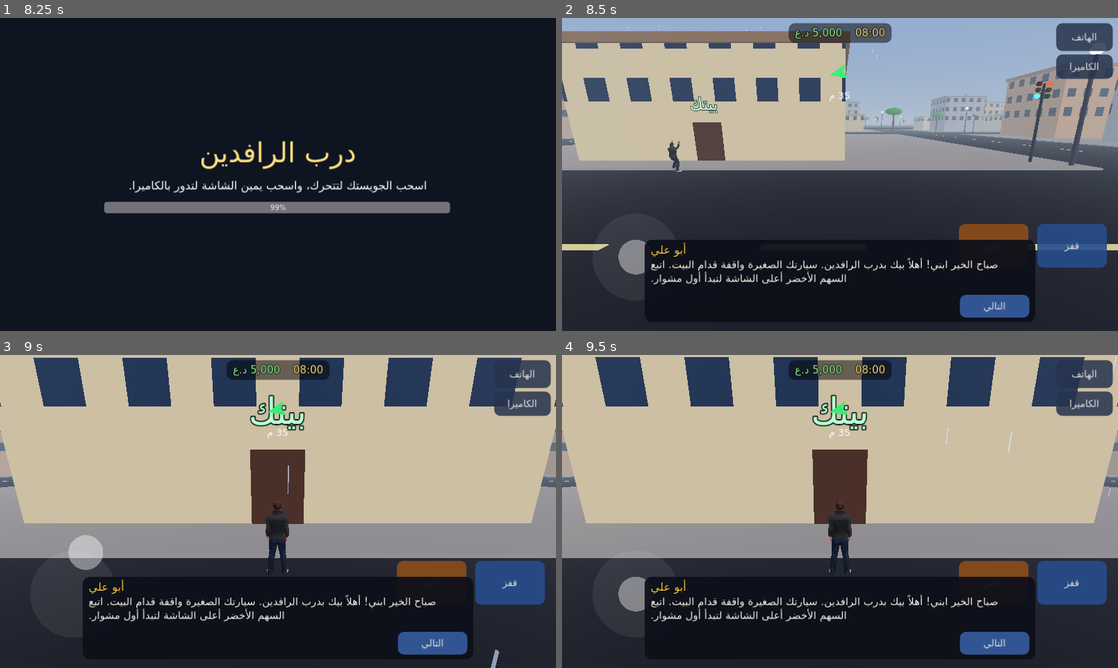
Above: before the commit, frames 1-4 (two rows, left to right).
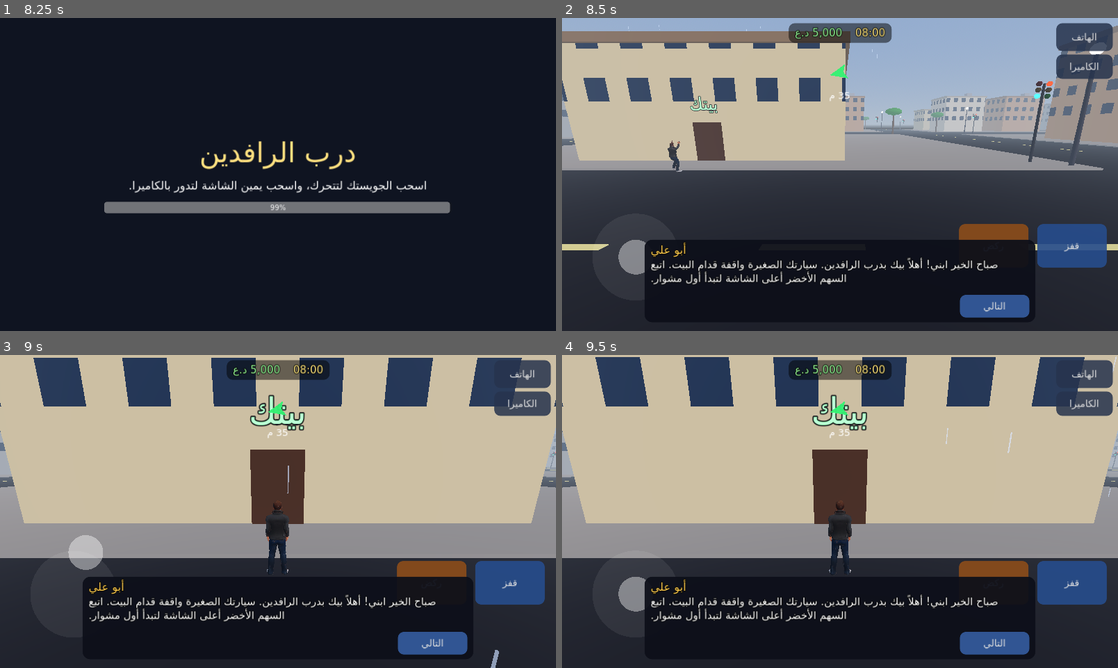
Above: after the commit, the same moments.

Repository: belal20202/darb
Game: Godot game, scene res://scenes/main_menu.tscn
Two runs of this game, one before a commit and one after it. Both use one fixed random seed, a clock stepped at 60 frames per second and the inputs below.
Inputs (mouse positions are in pixels of both pictures, inside the frame that each line leads up to):
- Up to frame 1 (8.25 s): move the mouse to (400, 158) at 0.52 s; hold D (move_right) 0.53-1.25 s; hold H (horn) 0.53-1.25 s; click (400, 158) at 0.67 s; drag from (166, 190) to (250, 237) at 1.27 s; move the mouse to (333, 105) at 2.02 s; hold D (move_right) 2.03-2.75 s; tap Tab (phone) at 2.1 s; drag from (250, 237) to (111, 127) at 2.77 s; move the mouse to (444, 221) at 3.52 s; hold A (move_left) 3.53-4.25 s; tap F at 3.6 s; drag from (111, 127) to (194, 96) at 4.27 s; move the mouse to (305, 174) at 5.02 s; hold Space (brake) 5.03-5.75 s; tap E (interact) at 5.1 s; click (305, 174) at 5.17 s; drag from (194, 96) to (166, 190) at 5.77 s; move the mouse to (400, 158) at 6.52 s; hold W (move_forward) 6.53-7.25 s; hold Shift (sprint) 6.53-7.25 s; drag from (166, 190) to (250, 237) at 7.27 s; move the mouse to (333, 105) at 8.02 s; hold Space (brake) from 8.03 s (still down); hold H (horn) from 8.03 s (still down)
- Up to frame 2 (8.5 s): keep holding Space (brake); keep holding H (horn)
- Up to frame 3 (9 s): release Space (brake) at 8.75 s; release H (horn) at 8.75 s; drag from (72, 592) to (111, 464) at 8.77 s
- Up to frame 4 (9.5 s): no input

Frame 1 is identical in both runs. In frame 2, 4.0% of the frame differs, in the area x 51-100%, y 2-40%; in frame 3, 0.3%; in frame 4, 0.3%.

Commit message:
Update nav.gd

Diff:
--- a/scripts/nav.gd
+++ b/scripts/nav.gd
@@ -4,7 +4,7 @@
 
 const B := 70.0   # distance between road centre lines
 const R := 9.0    # road half width
-const N := 4      # grid goes from -N..N on both axes
+const N := 7      # grid goes from -N..N on both axes
 
 static func grid_to_pos(g: Vector2i) -> Vector3:
 	return Vector3(g.x * B, 0.0, g.y * B)
